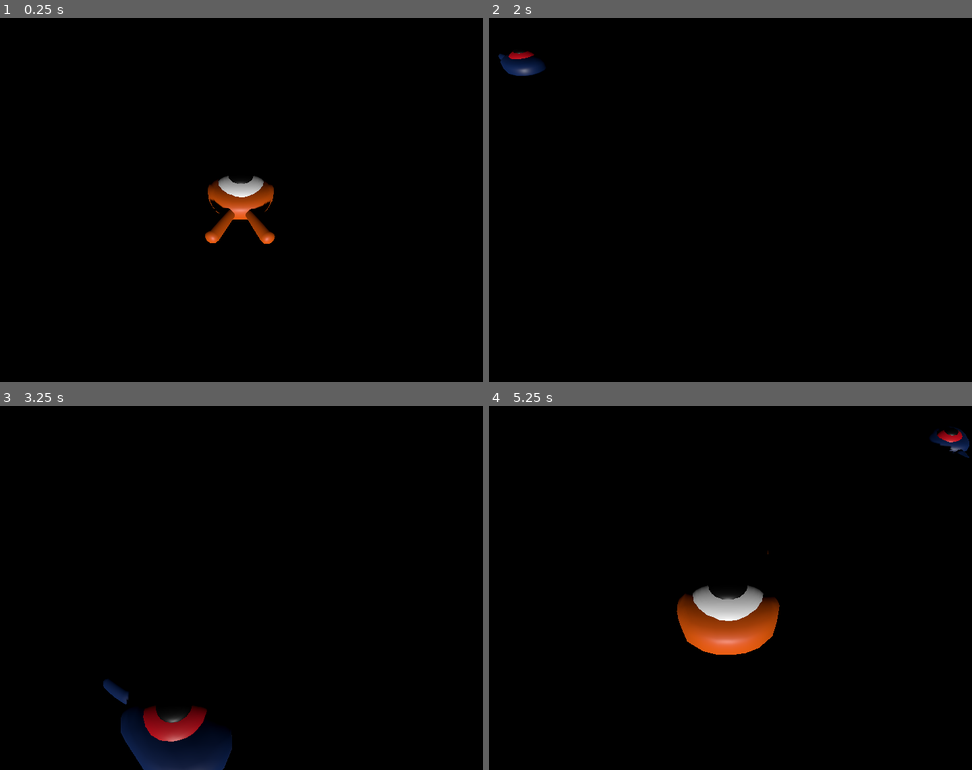
Above: before the commit, frames 1-4 (two rows, left to right).
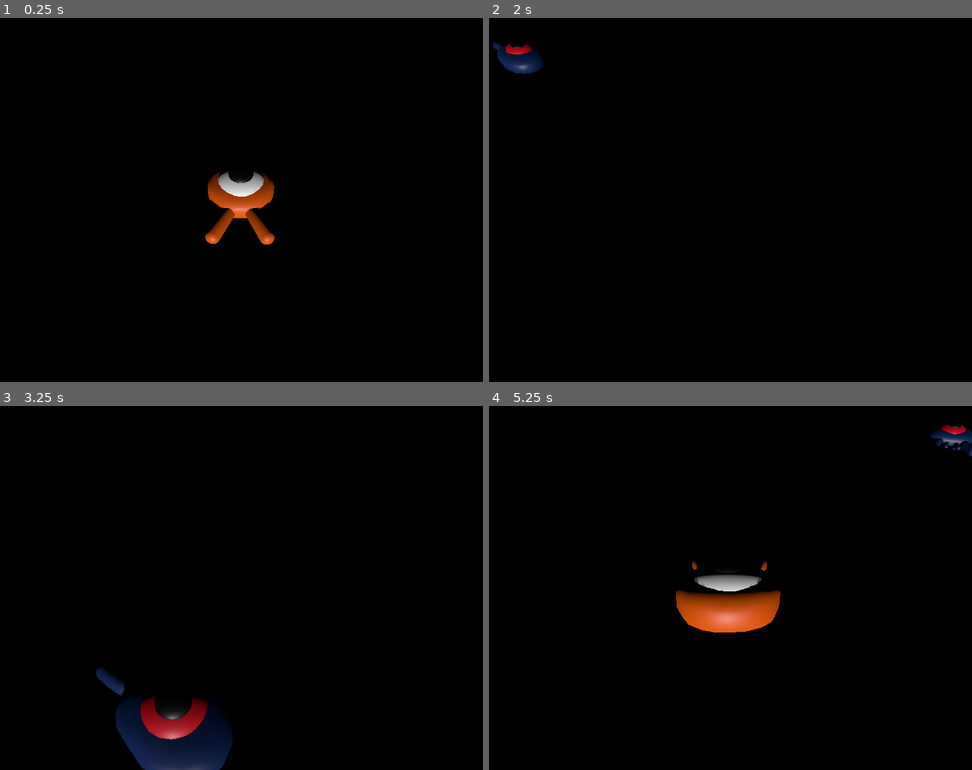
Above: after the commit, the same moments.

Repository: CarsonJM596/tutorial3d
Game: Godot game, scene res://main.tscn
The game is run twice, just before and just after one commit, with the same random seed, the same clock (stepped at 60 frames per second) and the same inputs.
Inputs:
- Up to frame 1 (0.25 s): no input
- Up to frame 2 (2 s): tap Enter (ui_accept) at 0.5 s; hold Right (move_right) 0.53-1.28 s; tap Space (jump) at 0.6, 0.77, 1.07, 1.35, 1.52, 1.82 s; hold Down (move_back) from 1.28 s (still down)
- Up to frame 3 (3.25 s): release Down (move_back) at 2.03 s; hold Right (move_right) 2.03-2.78 s; tap Space (jump) at 2.1, 2.85, 3.02 s; hold Up (move_forward) from 2.78 s (still down)
- Up to frame 4 (5.25 s): tap Space (jump) at 3.32, 3.6, 3.77, 4.07, 4.35, 4.52, 4.82, 5.1 s; release Up (move_forward) at 3.53 s; hold Left (move_left) 3.53-5.03 s; tap Enter (ui_accept) at 4.25 s; hold Down (move_back) from 5.03 s (still down)

The runs differ from the first frame. In frame 1, 0.5% of the frame differs, in the area x 42-57%, y 42-63%; in frame 2, 0.5%; in frame 3, 1.3%; in frame 4, 4.2%, in the area x 38-100%, y 5-69%.

Commit message:
last bit

Diff:
--- a/squash_the_creeps_start_1.1.0/mob.gd
+++ b/squash_the_creeps_start_1.1.0/mob.gd
@@ -21,6 +21,7 @@
 	# We then rotate the velocity vector based on the mob's Y rotation
 	# in order to move in the direction the mob is looking.
 	velocity = velocity.rotated(Vector3.UP, rotation.y)
+	$AnimationPlayer.speed_scale = random_speed / min_speed
 
 func _on_visible_on_screen_notifier_3d_screen_exited() -> void:
 	queue_free()
--- a/squash_the_creeps_start_1.1.0/mob.tscn
+++ b/squash_the_creeps_start_1.1.0/mob.tscn
@@ -6,14 +6,48 @@
 [sub_resource type="BoxShape3D" id="BoxShape3D_j185n"]
 size = Vector3(2, 1, 1.5)
 
+[sub_resource type="Animation" id="Animation_nokgg"]
+resource_name = "float"
+length = 1.2
+loop_mode = 1
+tracks/0/type = "value"
+tracks/0/imported = false
+tracks/0/enabled = true
+tracks/0/path = NodePath("pivot/character:position")
+tracks/0/interp = 1
+tracks/0/loop_wrap = true
+tracks/0/keys = {
+"times": PackedFloat32Array(0.3, 0.7, 1.2),
+"transitions": PackedFloat32Array(0.420448, 0.435275, 2.14355),
+"update": 0,
+"values": [Vector3(0, 0, 0), Vector3(0, 0.65, 0), Vector3(0, 0.35, 0)]
+}
+tracks/1/type = "value"
+tracks/1/imported = false
+tracks/1/enabled = true
+tracks/1/path = NodePath("pivot/character:rotation")
+tracks/1/interp = 1
+tracks/1/loop_wrap = true
+tracks/1/keys = {
+"times": PackedFloat32Array(0.1, 0.519192, 1.2),
+"transitions": PackedFloat32Array(0.420448, 0.435275, 2.14355),
+"update": 0,
+"values": [Vector3(0, 0, 0), Vector3(0.139626, 0, 0), Vector3(-0.15708, 0, 0)]
+}
+
+[sub_resource type="AnimationLibrary" id="AnimationLibrary_ubaqv"]
+_data = {
+&"float": SubResource("Animation_nokgg")
+}
+
 [node name="Mob" type="CharacterBody3D" groups=["mob"]]
 collision_layer = 2
 collision_mask = 0
 script = ExtResource("1_hw36p")
 
-[node name="Pivot" type="Node3D" parent="."]
+[node name="pivot" type="Node3D" parent="."]
 
-[node name="mob" parent="Pivot" instance=ExtResource("1_4u4x4")]
+[node name="character" parent="pivot" instance=ExtResource("1_4u4x4")]
 
 [node name="CollisionShape3D" type="CollisionShape3D" parent="."]
 transform = Transform3D(1.14, 0, 0, 0, 1, 0, 0, 0, 1.5, 0, 0.13, 0)
@@ -22,4 +56,10 @@
 [node name="VisibleOnScreenNotifier3D" type="VisibleOnScreenNotifier3D" parent="."]
 aabb = AABB(-1.135, -1, -1.5, 2.3, 2, 3.5)
 
+[node name="AnimationPlayer" type="AnimationPlayer" parent="."]
+libraries = {
+&"": SubResource("AnimationLibrary_ubaqv")
+}
+autoplay = "float"
+
 [connection signal="screen_exited" from="VisibleOnScreenNotifier3D" to="." method="_on_visible_on_screen_notifier_3d_screen_exited"]
--- a/squash_the_creeps_start_1.1.0/player.gd
+++ b/squash_the_creeps_start_1.1.0/player.gd
@@ -24,6 +24,9 @@
 	if direction != Vector3.ZERO:
 		direction = direction.normalized()
 		$pivot.basis = Basis.looking_at(direction)
+		$AnimationPlayer.speed_scale = 4
+	else:
+		$AnimationPlayer.speed_scale = 1
 
 	# Ground Velocity
 	target_velocity.x = direction.x * speed
@@ -55,6 +58,7 @@
 				# Prevent further duplicate calls.
 				break
 	move_and_slide()
+	$pivot.rotation.x = PI / 6 * velocity.y / jump_impulse
 func die():
 	hit.emit()
 	queue_free()
--- a/squash_the_creeps_start_1.1.0/player.tscn
+++ b/squash_the_creeps_start_1.1.0/player.tscn
@@ -6,6 +6,68 @@
 [sub_resource type="SphereShape3D" id="SphereShape3D_23xsg"]
 
 [sub_resource type="CylinderShape3D" id="CylinderShape3D_1mty2"]
+
+[sub_resource type="Animation" id="Animation_onrkg"]
+resource_name = "float"
+length = 1.2
+loop_mode = 1
+tracks/0/type = "value"
+tracks/0/imported = false
+tracks/0/enabled = true
+tracks/0/path = NodePath("pivot/character:position")
+tracks/0/interp = 1
+tracks/0/loop_wrap = true
+tracks/0/keys = {
+"times": PackedFloat32Array(0.3, 0.7, 1.2),
+"transitions": PackedFloat32Array(0.420448, 0.435275, 2.14355),
+"update": 0,
+"values": [Vector3(0, 0, 0), Vector3(0, 0.65, 0), Vector3(0, 0.35, 0)]
+}
+tracks/1/type = "value"
+tracks/1/imported = false
+tracks/1/enabled = true
+tracks/1/path = NodePath("pivot/character:rotation")
+tracks/1/interp = 1
+tracks/1/loop_wrap = true
+tracks/1/keys = {
+"times": PackedFloat32Array(0.1, 0.519192, 1.2),
+"transitions": PackedFloat32Array(0.420448, 0.435275, 2.14355),
+"update": 0,
+"values": [Vector3(0, 0, 0), Vector3(0.139626, 0, 0), Vector3(-0.15708, 0, 0)]
+}
+
+[sub_resource type="Animation" id="Animation_i3pqv"]
+length = 0.001
+tracks/0/type = "value"
+tracks/0/imported = false
+tracks/0/enabled = true
+tracks/0/path = NodePath("pivot/character:position")
+tracks/0/interp = 1
+tracks/0/loop_wrap = true
+tracks/0/keys = {
+"times": PackedFloat32Array(0),
+"transitions": PackedFloat32Array(1),
+"update": 0,
+"values": [Vector3(0, 0, 0)]
+}
+tracks/1/type = "value"
+tracks/1/imported = false
+tracks/1/enabled = true
+tracks/1/path = NodePath("pivot/character:rotation")
+tracks/1/interp = 1
+tracks/1/loop_wrap = true
+tracks/1/keys = {
+"times": PackedFloat32Array(0),
+"transitions": PackedFloat32Array(1),
+"update": 0,
+"values": [Vector3(0, 0, 0)]
+}
+
+[sub_resource type="AnimationLibrary" id="AnimationLibrary_hqtel"]
+_data = {
+&"RESET": SubResource("Animation_i3pqv"),
+&"float": SubResource("Animation_onrkg")
+}
 
 [node name="Player" type="CharacterBody3D"]
 collision_mask = 6
@@ -28,4 +90,10 @@
 transform = Transform3D(2.25, 0, 0, 0, 0.2, 0, 0, 0, 2.25, 0, 0.4, 0)
 shape = SubResource("CylinderShape3D_1mty2")
 
+[node name="AnimationPlayer" type="AnimationPlayer" parent="."]
+libraries = {
+&"": SubResource("AnimationLibrary_hqtel")
+}
+autoplay = "float"
+
 [connection signal="body_entered" from="MobDetector" to="." method="_on_mob_detector_body_entered"]
Not shown: 1 places in squash_the_creeps_start_1.1.0/mob.tscn that only renumber resources
Not shown: 1 places in squash_the_creeps_start_1.1.0/player.tscn that only renumber resources
